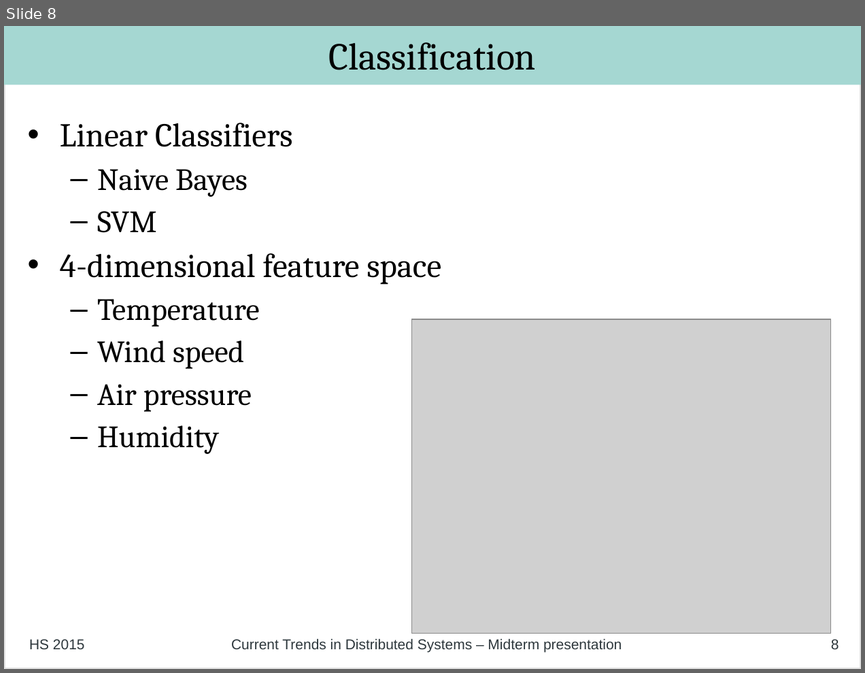
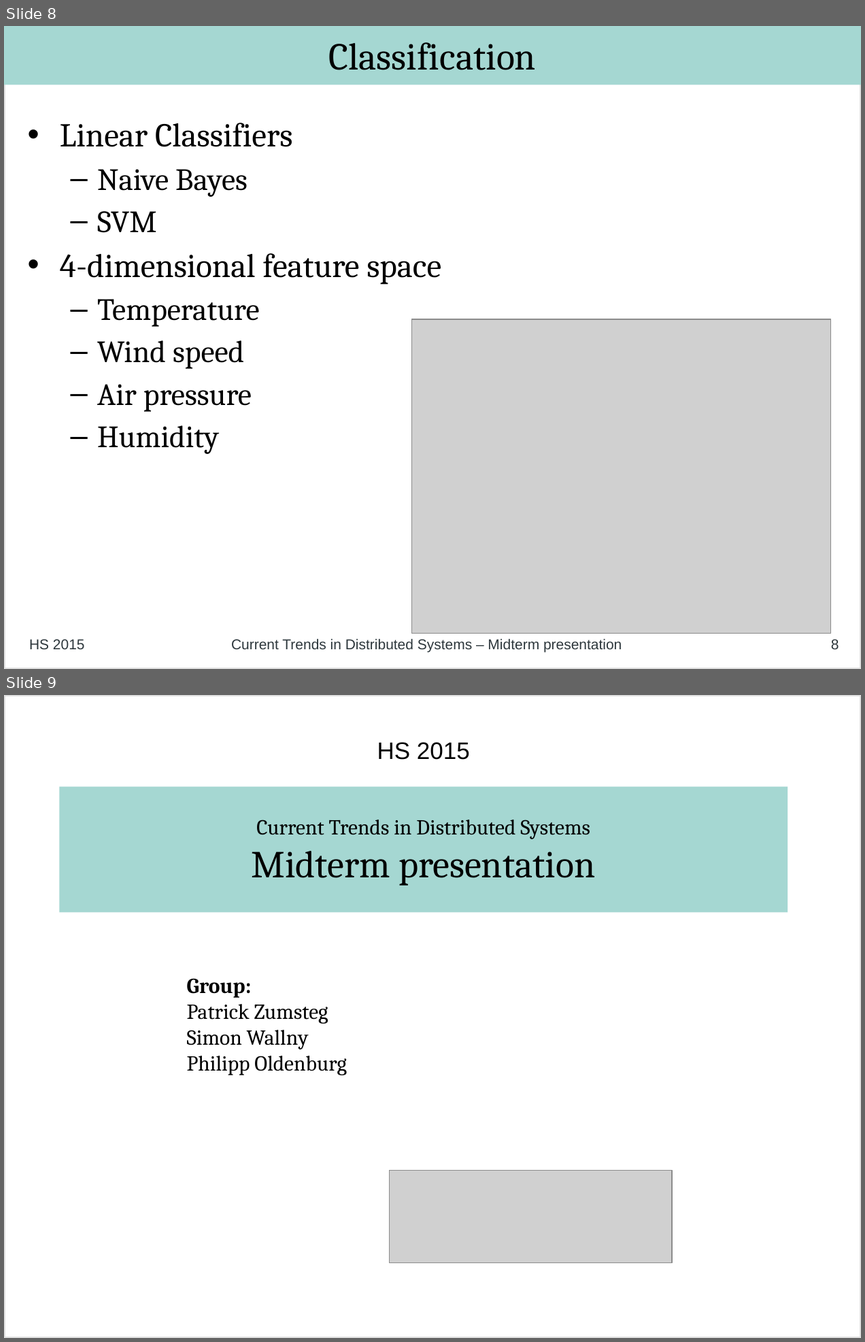
Before and after one commit to philipp-oldenburg/ctds-storm, a slide deck: Project-Weather-Station/Mid Term Presentation - Final.odp. Shown one above the other, each under a label of ours: slide 8 before the commit, slides 8 and 9 after it. The pictures are 865x673 and 865x1342 pixels, drawn with LibreOffice and Linux fonts; fonts in the diff are those of the drawing; grey boxes stand for pictures. Boxes give left, top, right and bottom in pixels: in the first picture for what was removed or moved away, otherwise in the second. Text is boxed around its words. In the diff, an @@ line names an element or a change of style, - is before the commit and + after.

Commit message:
i can't be arsed

```diff
--- a/Project-Weather-Station/Mid Term Presentation - Final.odp
+++ b/Project-Weather-Station/Mid Term Presentation - Final.odp
@@ slide 9 added at box(4, 695, 861, 1338), background #FFFFFF; not listed: 1 template element that a slide beside it also shows @@
@@ text added at box(377, 742, 470, 760), 20 pt, text #000000 @@
+HS 2015
@@ rectangle added at box(60, 787, 788, 913), fill #A5D7D2, 18 pt, text #000000 @@
+Current Trends in Distributed Systems
+Midterm presentation
@@ text added at box(187, 978, 347, 1075), 18 pt, text #000000 @@
+Group:
+Patrick Zumsteg
+Simon Wallny
+Philipp Oldenburg
@@ picture added at box(390, 1170, 672, 1262) @@
```
